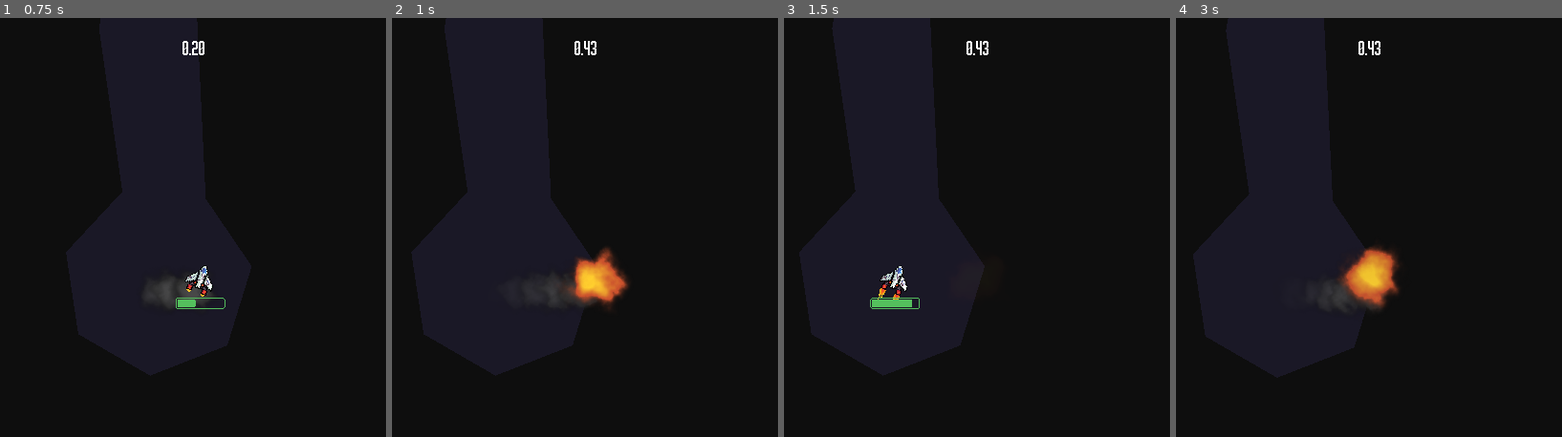
Above: before the commit, frames 1-4 (left to right).
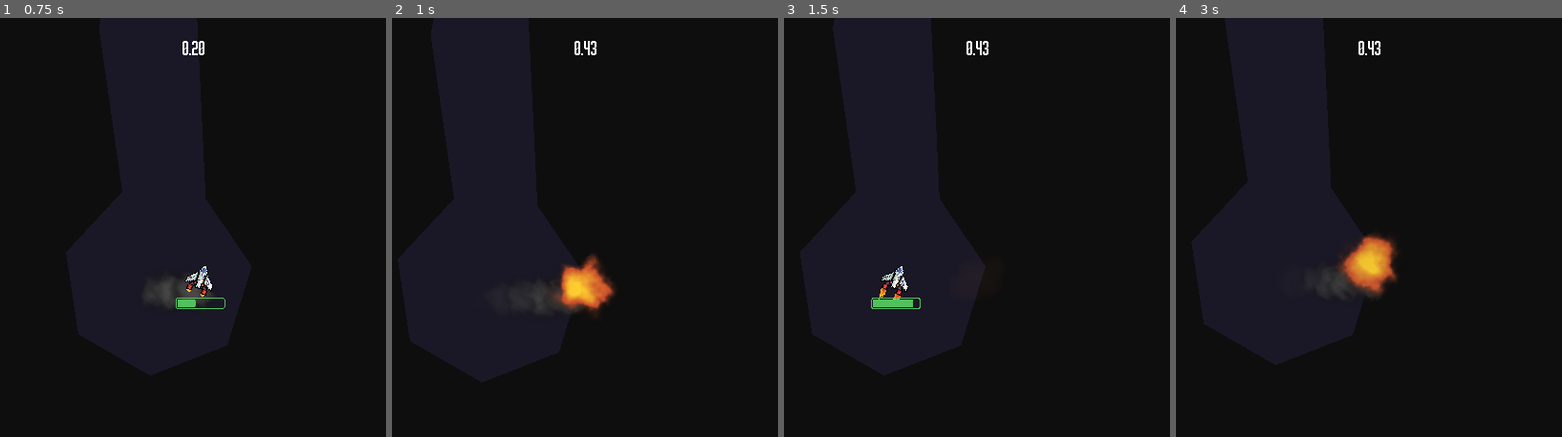
Above: after the commit, the same moments.

Repository: itsMapleLeaf/ldjam54
Game: Godot game, scene res://levels/straight.tscn
The game is run twice, just before and just after one commit, with the same random seed, the same clock (stepped at 60 frames per second) and the same inputs.
Inputs:
- Up to frame 1 (0.75 s): tap Enter at 0.5 s; hold D (strafe_right) from 0.53 s (still down); hold Space (boost) from 0.53 s (still down)
- Up to frame 2 (1 s): keep holding D (strafe_right); keep holding Space (boost)
- Up to frame 3 (1.5 s): release D (strafe_right) at 1.28 s; release Space (boost) at 1.28 s; hold A (strafe_left) from 1.28 s (still down); tap Space (boost) at 1.35 s
- Up to frame 4 (3 s): release A (strafe_left) at 2.03 s; hold Space (boost) 2.03-2.78 s; hold D (strafe_right) from 2.03 s (still down); tap Space (boost) at 2.85 s

Frame 1 is identical in both runs. In frame 2, 1.9% of the frame differs, in the area x 37-62%, y 54-74%; in frame 3, 0.2%; in frame 4, 1.9%, in the area x 38-58%, y 51-70%.

Commit message:
screen shake

Diff:
--- a/player.gd
+++ b/player.gd
@@ -99,8 +99,11 @@
 func boost() -> void:
 	if not charging: return
 	charging = false
+
 	speed = lerpf(MIN_BOOST_STRENGTH, MAX_BOOST_STRENGTH, charge_amount)
 	movement_angle = facing_angle
+	$Shaker.shake(max(3 * charge_amount, 1), 0.2)
+
 	charge_amount = 0
 	boost_animation_player.stop()
 	boost_animation_player.play("boost")
@@ -207,6 +210,8 @@
 	set_process.call_deferred(false)
 	visible = false
 
+	$Shaker.shake(16, 0.2)
+
 	await get_tree().create_timer(0.5).timeout
 
 	reset()
--- a/player.tscn
+++ b/player.tscn
@@ -62,6 +62,24 @@
 "idle": SubResource("Animation_w7e6m")
 }
 
+[sub_resource type="GDScript" id="GDScript_uuxst"]
+script/source = "extends Node2D
+
+@export var camera: Camera2D
+
+var intensity := 0.0
+var current_tween: Tween
+
+func shake(amount: float, duration: float):
+	if current_tween: current_tween.stop()
+	intensity = amount
+	current_tween = get_tree().create_tween().set_ease(Tween.EASE_OUT)
+	current_tween.tween_property(self, \"intensity\", 0, duration)
+
+func _process(delta: float) -> void:
+	camera.offset = Vector2.UP.rotated(randf_range(0, PI * 2)) * intensity
+"
+
 [sub_resource type="StyleBoxFlat" id="StyleBoxFlat_51evb"]
 bg_color = Color(0.6, 0.6, 0.6, 0)
 border_width_left = 1
@@ -103,10 +121,10 @@
 [node name="Player" type="Node2D" node_paths=PackedStringArray("sprite", "camera", "boost_animation_player", "charge_me …(187 unchanged characters)…
 script = ExtResource("1_tij7q")
 sprite = NodePath("Sprites")
-camera = NodePath("CameraOffset/Camera2D")
+camera = NodePath("Shaker/CameraOffset/Camera2D")
 boost_animation_player = NodePath("Sprites/Boost/AnimationPlayer")
 charge_meter = NodePath("ChargeMeterOutline/ChargeMeter")
-smoke_spawn_marker = NodePath("Marker2D")
+smoke_spawn_marker = NodePath("SmokePosition")
 hitbox = NodePath("Hitbox")
 results_screen = NodePath("ResultsScreen")
 results_title_label = NodePath("ResultsScreen/Panel/VBoxContainer/Title")
@@ -138,19 +156,23 @@
 position = Vector2(0, -4)
 texture = ExtResource("4_0grsm")
 
-[node name="CameraOffset" type="Marker2D" parent="."]
+[node name="SmokePosition" type="Marker2D" parent="."]
+position = Vector2(0, 11)
+metadata/_edit_lock_ = true
+
+[node name="Shaker" type="Node2D" parent="." node_paths=PackedStringArray("camera")]
+script = SubResource("GDScript_uuxst")
+camera = NodePath("CameraOffset/Camera2D")
+
+[node name="CameraOffset" type="Marker2D" parent="Shaker"]
 position = Vector2(0, -50)
 
-[node name="Camera2D" type="Camera2D" parent="CameraOffset"]
+[node name="Camera2D" type="Camera2D" parent="Shaker/CameraOffset"]
 ignore_rotation = false
 position_smoothing_enabled = true
 position_smoothing_speed = 20.0
 rotation_smoothing_enabled = true
 rotation_smoothing_speed = 7.0
-metadata/_edit_lock_ = true
-
-[node name="Marker2D" type="Marker2D" parent="."]
-position = Vector2(0, 11)
 metadata/_edit_lock_ = true
 
 [node name="ChargeMeterOutline" type="Panel" parent="."]
Not shown, changed: ideas.txt
Not shown: 1 places in player.tscn that only renumber resources
